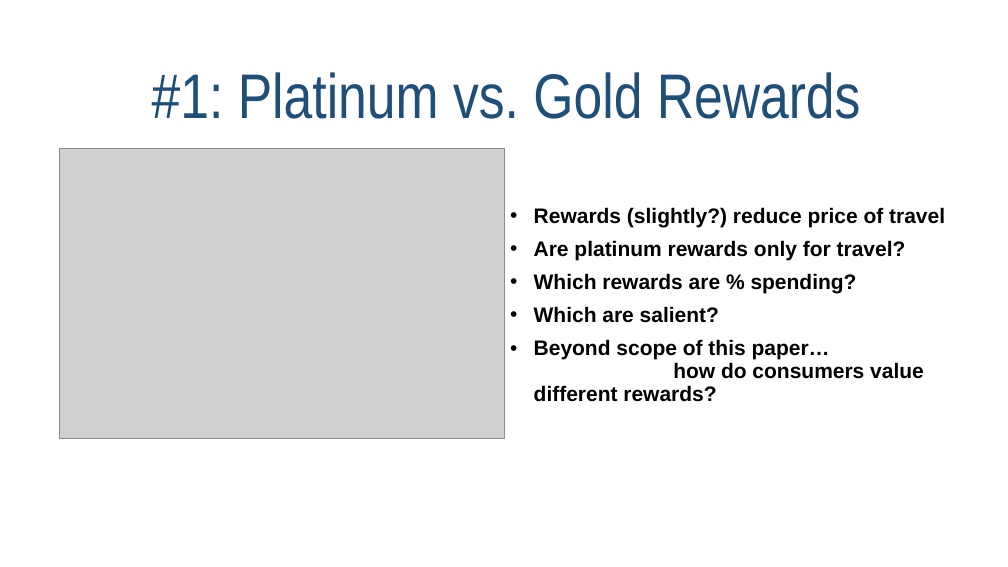
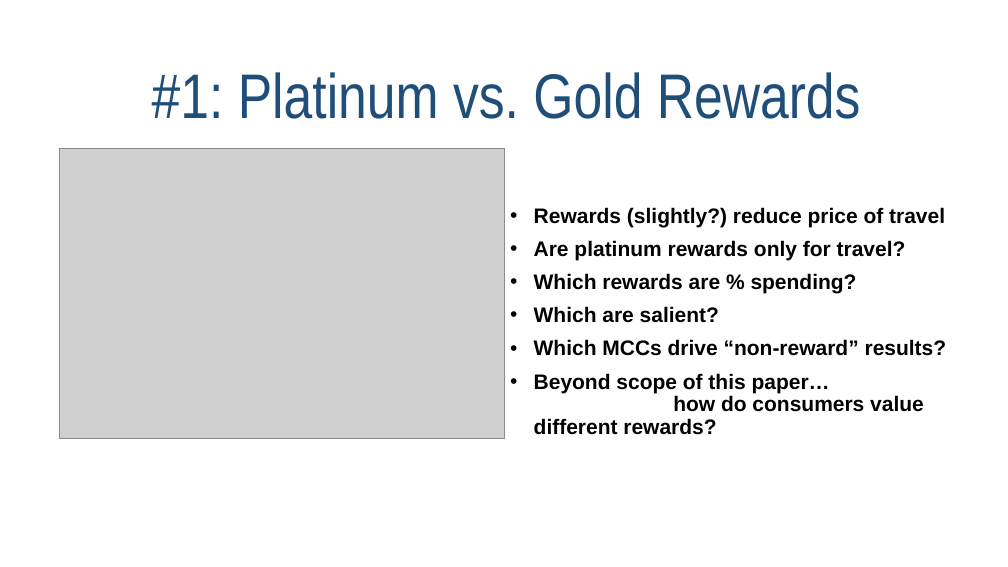
Before and after one commit to bguttmankenney/Public, a slide deck: slide 7 of AFA2025BGK.pptx. Drawn at 1008x567 pixels with LibreOffice and Linux fonts; fonts in the diff are those of the drawing; grey boxes stand for pictures. Boxes give left, top, right and bottom in pixels: in the first picture for what was removed or moved away, otherwise in the second. Text is boxed around its words. In the diff, an @@ line names an element or a change of style, - is before the commit and + after.

```diff
--- a/AFA2025BGK.pptx
+++ b/AFA2025BGK.pptx
@@ subtitle at (534, 339, 947, 356): paragraph added @@
+• Which MCCs drive “non-reward” results?
```
Also in this commit, not shown: 1 other file.
